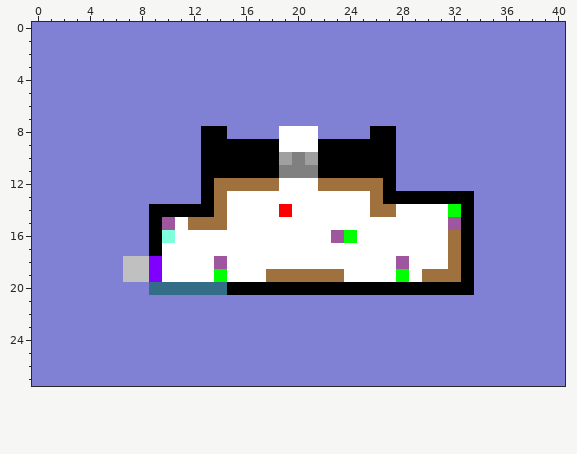
Pixel-art sprite, stored at assets/level_6.png. This is how it looked before the edit.
The file is 41x28 pixels.
And afterwards:
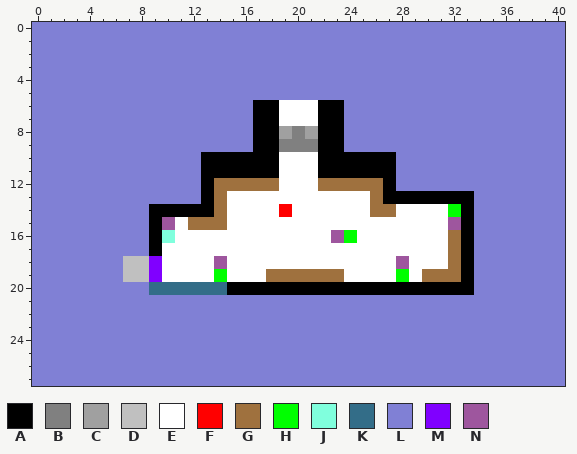
Palette (. is transparent): A #000000  B #808080  C #a0a0a0  D #c0c0c0  E #ffffff  F #ff0000  G #9f713e  H #00ff00  J #80ffdd  K #336d88  L #8080d5  M #8000ff  N #9e569e
Difference:
The author changed colour L to colour A in rows 6 to 8 at x 17 to 18 and 22 to 23.
The author changed colour E to colour B in row 8 at x 20; in row 9 at x 19 to 21.
The author changed colour E to colour C in row 8 at x 19 and 21.
The author changed colour B to colour E in row 10 at x 20; in row 11 at x 19 to 21.
The author changed colour C to colour E in row 10 at x 19 and 21.
The author changed colour L to colour E in rows 6 to 7 at x 19 to 21.
The author changed colour A to colour L in row 8 at x 13 to 14 and 26 to 27; in row 9 at x 13 to 16 and 24 to 27.
Where, in picture pixels (left, top, right, bottom), the same in both pictures:
changed: (201, 100, 396, 178)
